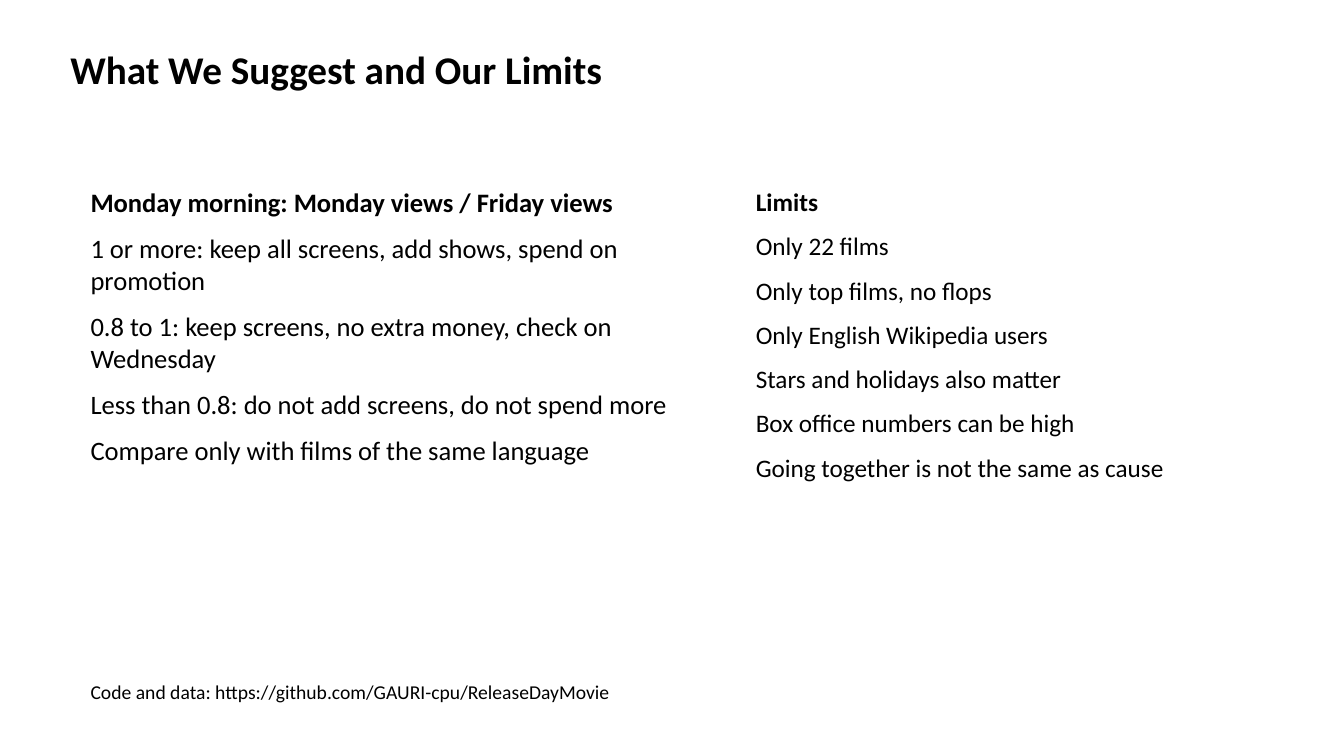
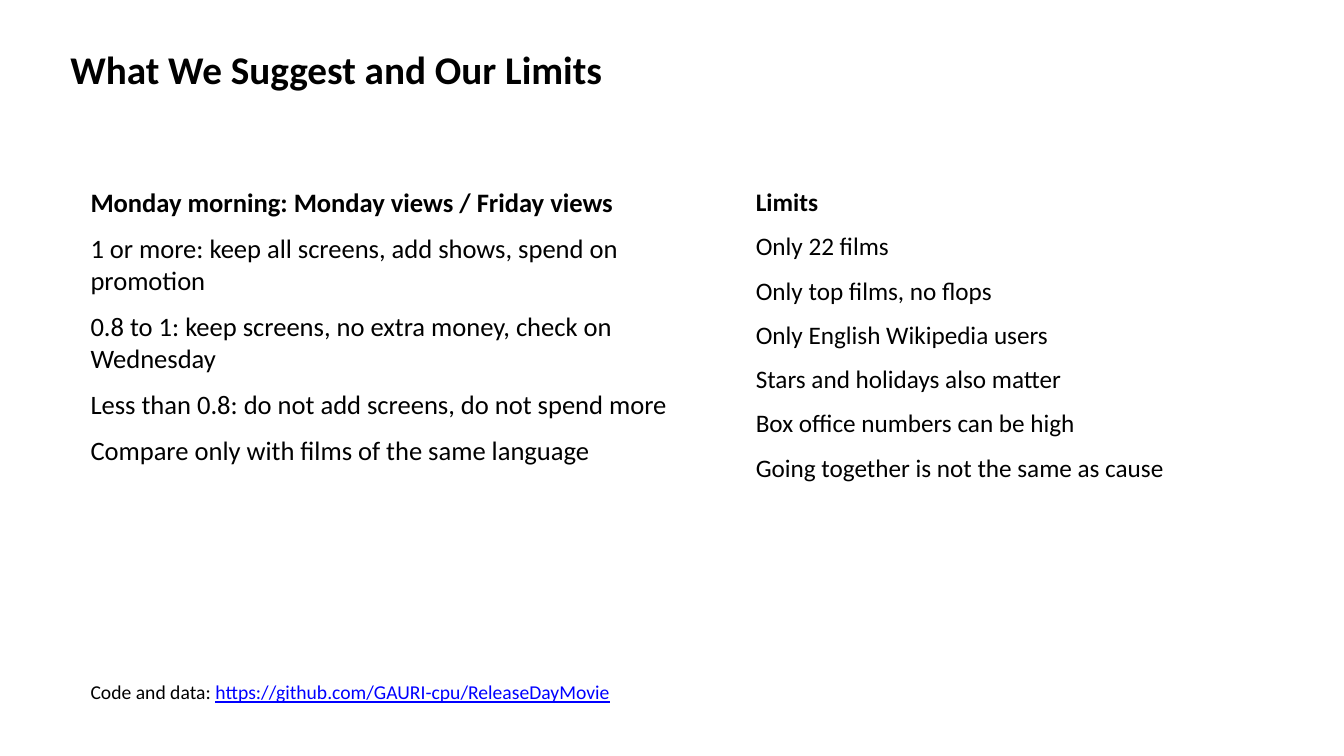
Before and after one commit to GAURI-cpu/ReleaseDayMovie, a slide deck: slide 10 of report/Release Day Radar Slides.pptx. Drawn at 1344x756 pixels with LibreOffice and Linux fonts; fonts in the diff are those of the drawing. Boxes give left, top, right and bottom in pixels: in the first picture for what was removed or moved away, otherwise in the second. Text is boxed around its words. In the diff, an @@ line names an element or a change of style, - is before the commit and + after.

```diff
--- a/report/Release Day Radar Slides.pptx
+++ b/report/Release Day Radar Slides.pptx
@@ text "Code and data: https://github.com/GAURI-cpu/ReleaseDayMovie" at [91,685,609,703]: text colour #000000 to #0000FF, underline on in "https://github.com/GAURI-cpu/ReleaseDayMovie" @@
```
Also in this commit, not shown: 1 other slide changed, 3 other files.
